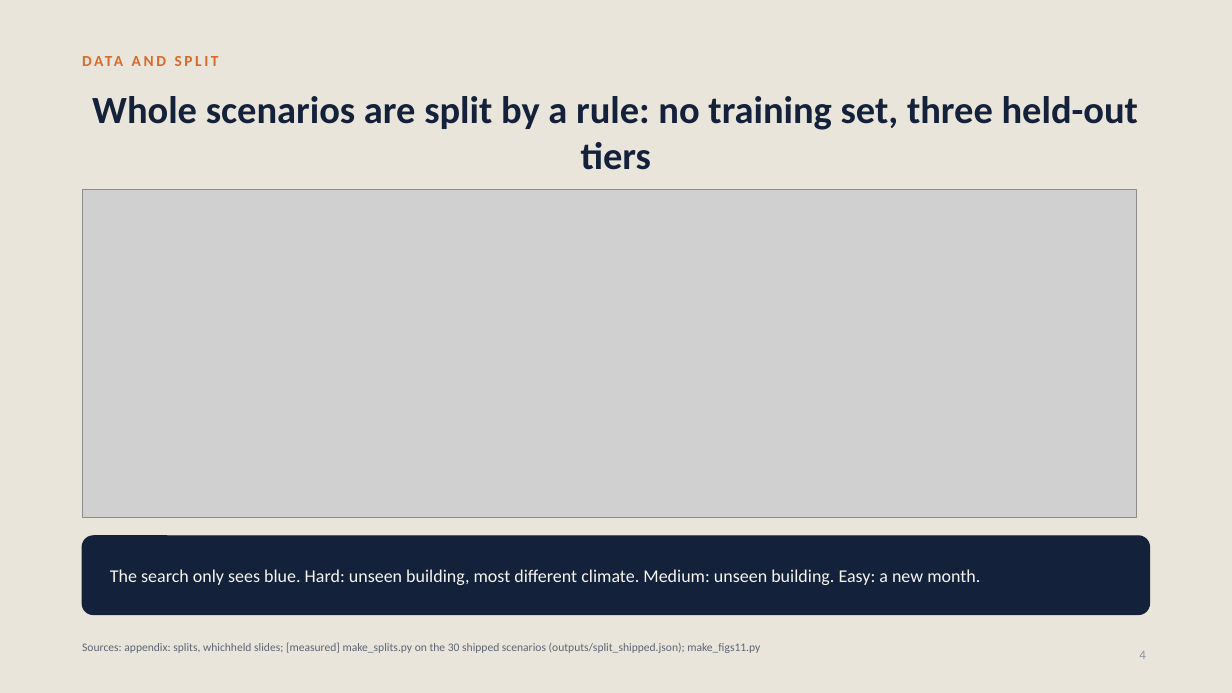
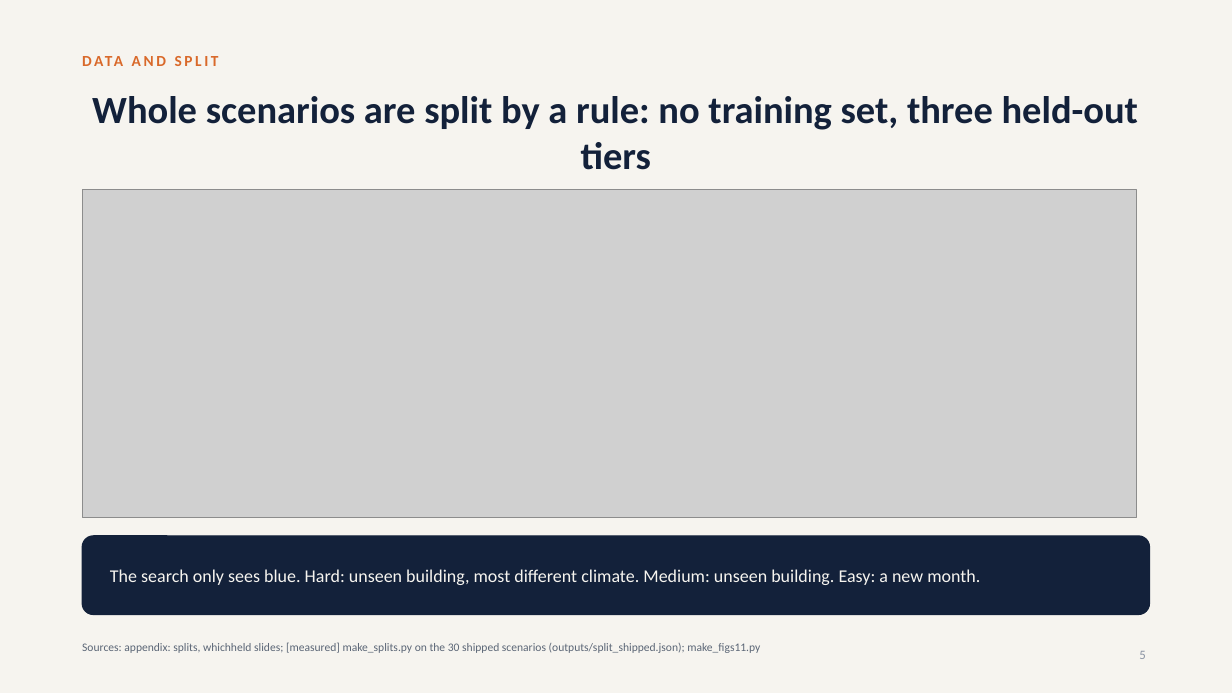
Before and after one commit to srivathsanb14/working-code, a slide deck: slide 5 of docs/One_Controller_for_Every_Building_meeting.pptx (slide 4 before the commit). Drawn at 1232x693 pixels with LibreOffice and Linux fonts; fonts in the diff are those of the drawing; grey boxes stand for pictures. Boxes give left, top, right and bottom in pixels: in the first picture for what was removed or moved away, otherwise in the second. Text is boxed around its words. In the diff, an @@ line names an element or a change of style, - is before the commit and + after.

```diff
--- a/docs/One_Controller_for_Every_Building_meeting.pptx
+++ b/docs/One_Controller_for_Every_Building_meeting.pptx
@@ background #EAE5DA to #F6F4EF @@
@@ page number at bbox=[1139, 651, 1145, 659]: text changed @@
-4
+5
```
Also in this commit, not shown: 2 other slides changed, 2 slides added, 2 slides removed, 2 other files.
